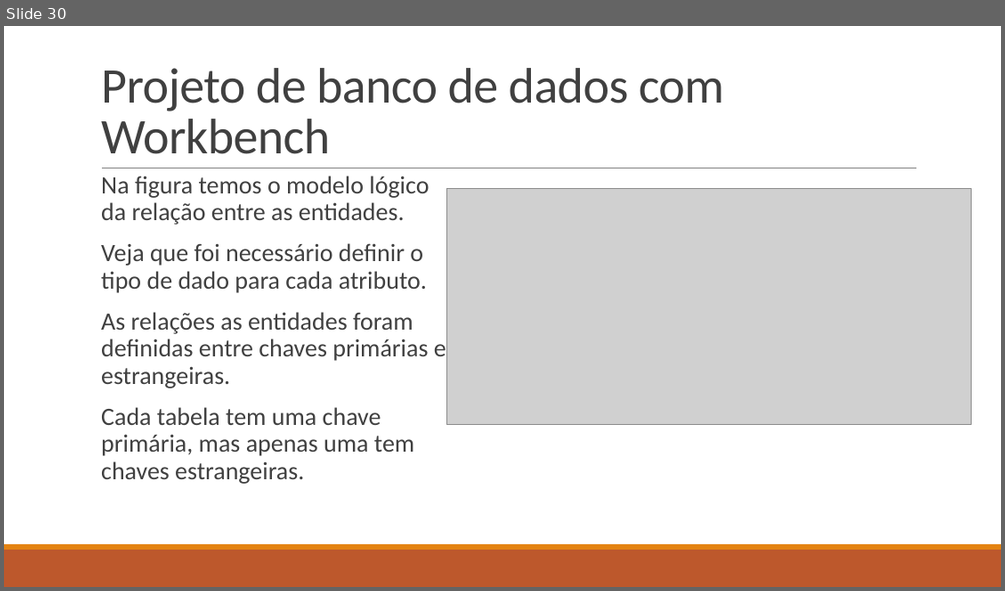
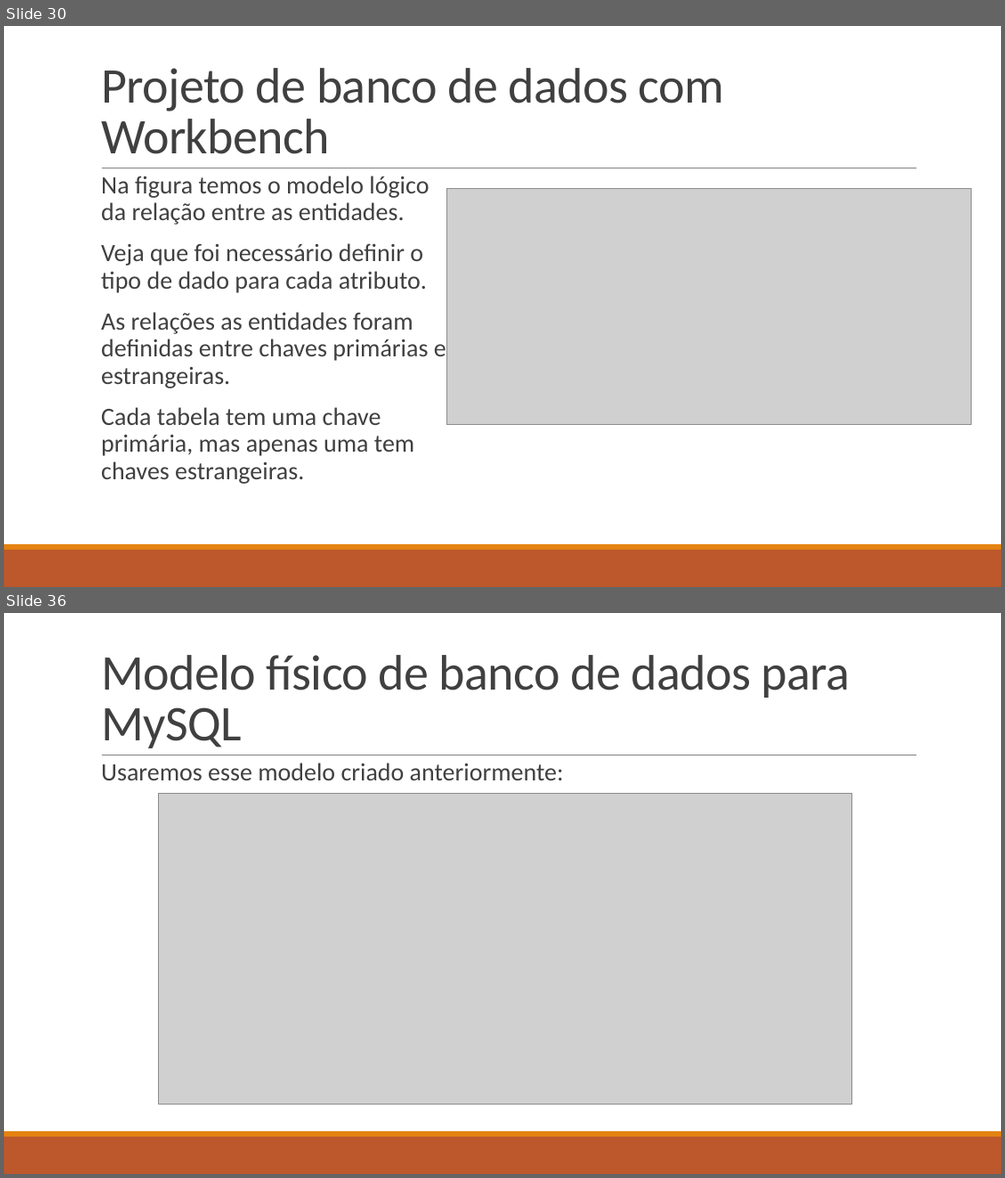
Before and after one commit to LucasHerculanoAmaro/Minhas-Aulas, a slide deck: Euripedes Simões de Paula/Banco de Dados/Aula 9/Projeto de Banco de Dados.pptx. Shown one above the other, each under a label of ours: slide 30 before the commit, slides 30 and 36 after it; the slides between them are not shown. The pictures are 1005x591 and 1005x1178 pixels, drawn with LibreOffice and Linux fonts; fonts in the diff are those of the drawing; grey boxes stand for pictures. Boxes give left, top, right and bottom in pixels: in the first picture for what was removed or moved away, otherwise in the second. Text is boxed around its words. In the diff, an @@ line names an element or a change of style, - is before the commit and + after.

Commit message:
adicionando aula 9 completa ao curso Banco de Dados

```diff
--- a/Euripedes Simões de Paula/Banco de Dados/Aula 9/Projeto de Banco de Dados.pptx
+++ b/Euripedes Simões de Paula/Banco de Dados/Aula 9/Projeto de Banco de Dados.pptx
@@ slide 36 added at [4,613,1001,1174], background #FFFFFF; not listed: 3 template elements that a slide beside it also shows @@
@@ title added at [101,655,850,748], 48 pt, text #404040 @@
+Modelo físico de banco de dados para MySQL
@@ text added at [101,763,564,780], 24 pt, text #404040 @@
+  Usaremos esse modelo criado anteriormente:
@@ picture added at [158,793,851,1104] @@
```
Also in this commit, not shown: 15 other slides added, 2 other files.
